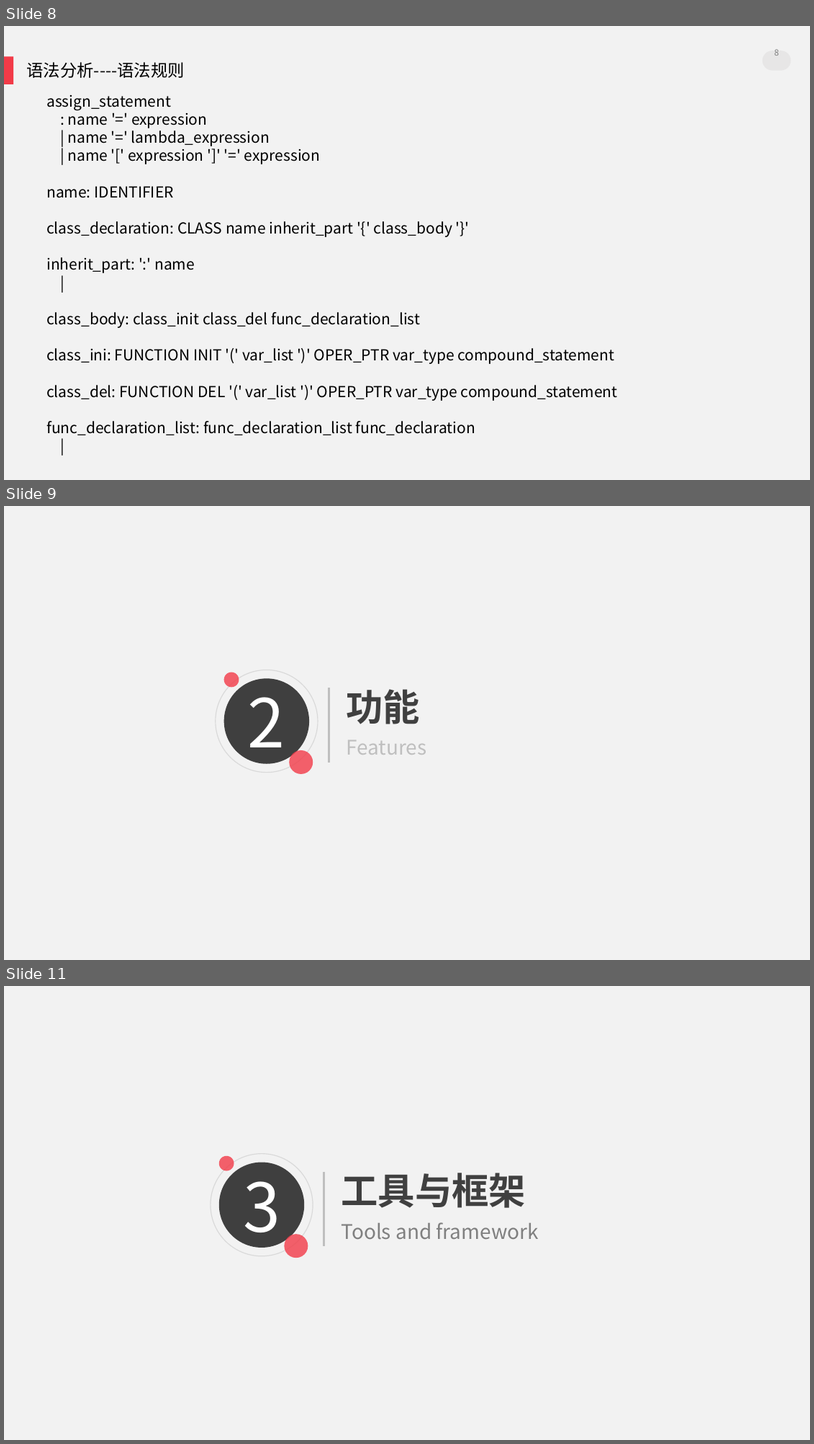
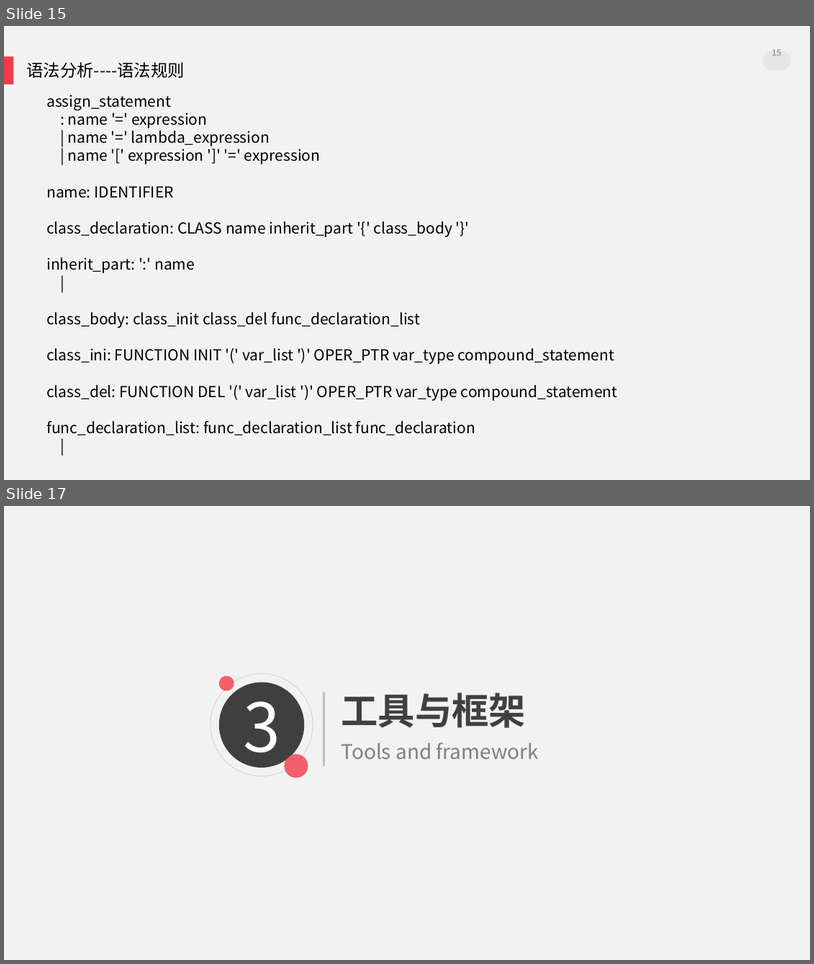
Before and after one commit to Skyminers/SkyCompiler, a slide deck: doc/SkyCompiler.pptx. Shown one above the other, each under a label of ours: slides 8, 9 and 11 before the commit, slides 15 and 17 after it; the slides between them are not shown. The pictures are 814x1444 and 814x964 pixels, drawn with LibreOffice and Linux fonts; fonts in the diff are those of the drawing. Boxes give left, top, right and bottom in pixels: in the first picture for what was removed or moved away, otherwise in the second. Text is boxed around its words. In the diff, an @@ line names an element or a change of style, - is before the commit and + after.

```diff
--- a/doc/SkyCompiler.pptx
+++ b/doc/SkyCompiler.pptx
@@ slide 9 removed at <box>4,506,810,960</box>, background #F2F2F2 @@
@@ group removed at <box>216,670,318,774</box>: 4 ellipses @@
-2
@@ line removed from (329, 688) to (329, 762) @@
@@ text removed at <box>346,689,420,724</box> @@
-功能
@@ text removed at <box>346,740,427,754</box> @@
-Features
@@ what was slide 8 is now slide 15 @@
@@ page number at <box>772,49,782,56</box>: text changed @@
-8
+15
@@ what was slide 11 is now slide 17 @@
```
Also in this commit, not shown: 4 slides changed, 9 slides added, 1 other slide removed, 1 other file.
